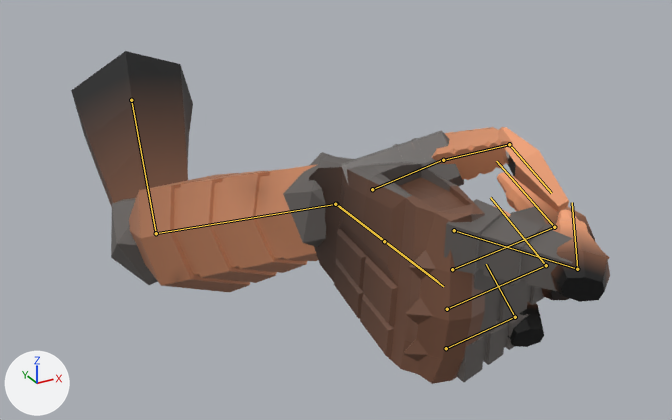
What one commit did to the FBX model Assets/Models/Weapons/Arm/RobotArm_Right.fbx.
The view is the same before and after, from a camera (50 mm lens) standing at (-0.683, -0.716, 0.279) and looking at (0.025, 0.573, -0.365). Arrows for +X, +Y and +Z are at lower left; the lights stay in place. Both versions are drawn at frame 1 of the action 'Arm_Right_Armature|Arm_Fire1_Revolver'; the numbers are the values there. The bones that bend it are drawn over the model as lines.

Names of what the first picture shows: 'RobotArm_Right'.
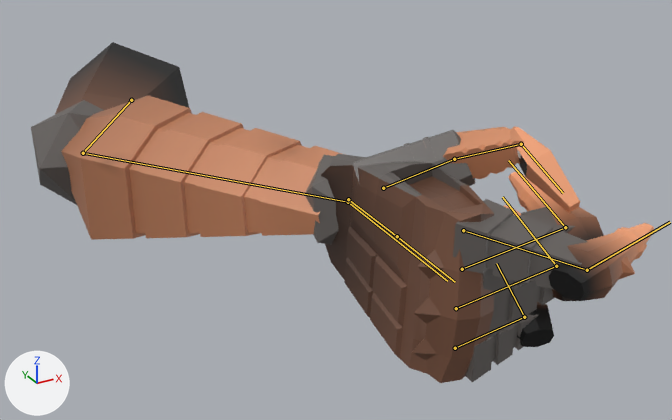
Changed parts and their boxes (x1, y1, x2, y2) in the pictures (672 x 420 px):
'RobotArm_Right', posed (16% wider): before (71, 51, 610, 384); after (31, 42, 654, 383)
bone 'Arm_root', root to tip: before (131, 100) to (156, 233); after (131, 100) to (83, 153)
bone 'Arm', root to tip: before (156, 233) to (336, 204); after (83, 153) to (348, 202)
bone 'Hand', root to tip: before (336, 204) to (438, 281); after (348, 202) to (447, 281)
bone 'Index_2', root to tip: before (577, 269) to (572, 202); after (587, 270) to (670, 222)

What the commit changed:
Bone 'Arm_root' (bone_arm_root) turns from (34, 63, 11) to (26, 0, 12) degrees about its own x, y and z.
Bone 'Arm' (bone_arm) turns from (27, -9, 35) to (26, -8, 34) degrees about its own x, y and z.
Bone 'Hand' (bone_hand) turns from (-4, 25, -29) to (-79, 81, -104) degrees about its own x, y and z.
Bone 'Index_2' (bone_index_2) turns from (-114, 1, -4) to (-74, 4, 0) degrees about its own x, y and z.
